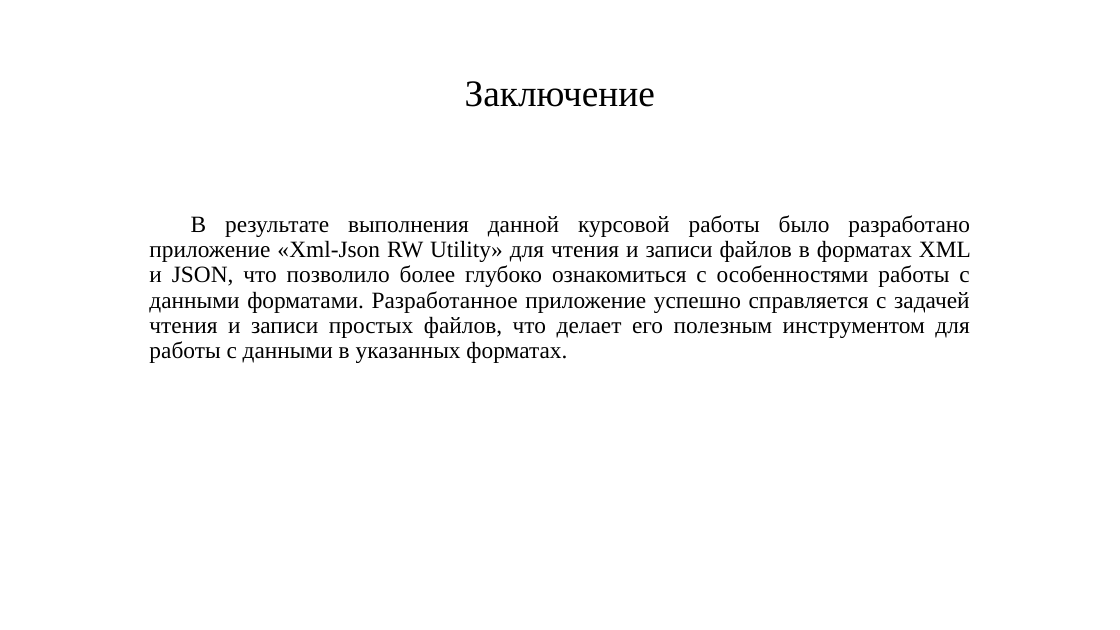
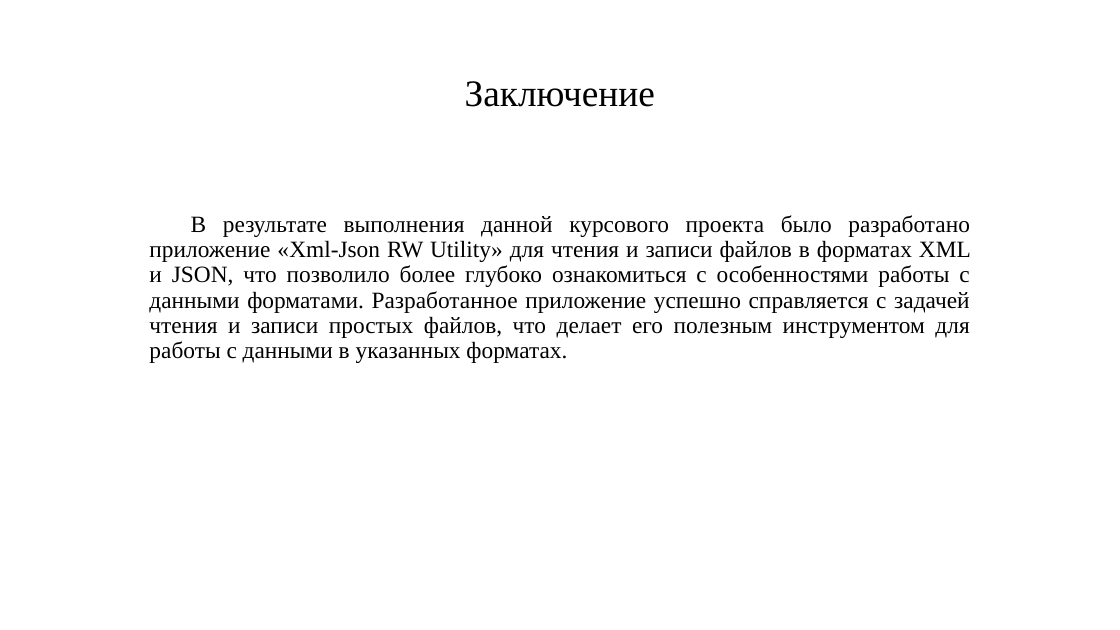
Before and after one commit to IPrizOn/Xml-Json-RW-Utility, a slide deck: slide 11 of CourseFiles/Презентация курсовой Пугачёв.pptx. Drawn at 1120x630 pixels with LibreOffice and Linux fonts; fonts in the diff are those of the drawing; background and template pictures are left out. Boxes give left, top, right and bottom in pixels: in the first picture for what was removed or moved away, otherwise in the second. Text is boxed around its words. In the diff, an @@ line names an element or a change of style, - is before the commit and + after.

```diff
--- a/CourseFiles/Презентация курсовой Пугачёв.pptx
+++ b/CourseFiles/Презентация курсовой Пугачёв.pptx
@@ text at <box>149,215,971,363</box>: text changed @@
-В результате выполнения данной курсовой работы было разработано приложение «Xml-Json RW Utility» для чтения и записи файлов в форматах XML и JSON, что позволило более глубоко ознакомиться с особенностями работы с данными форматами. Разработанное приложение успешно справляется с задачей чтения и записи простых файлов, что делает его полезным инструментом для работы с данными в указанных форматах.
+В результате выполнения данной курсового проекта было разработано приложение «Xml-Json RW Utility» для чтения и записи файлов в форматах XML и JSON, что позволило более глубоко ознакомиться с особенностями работы с данными форматами. Разработанное приложение успешно справляется с задачей чтения и записи простых файлов, что делает его полезным инструментом для работы с данными в указанных форматах.
```
Also in this commit, not shown: 1 other slide changed, 1 other file.
